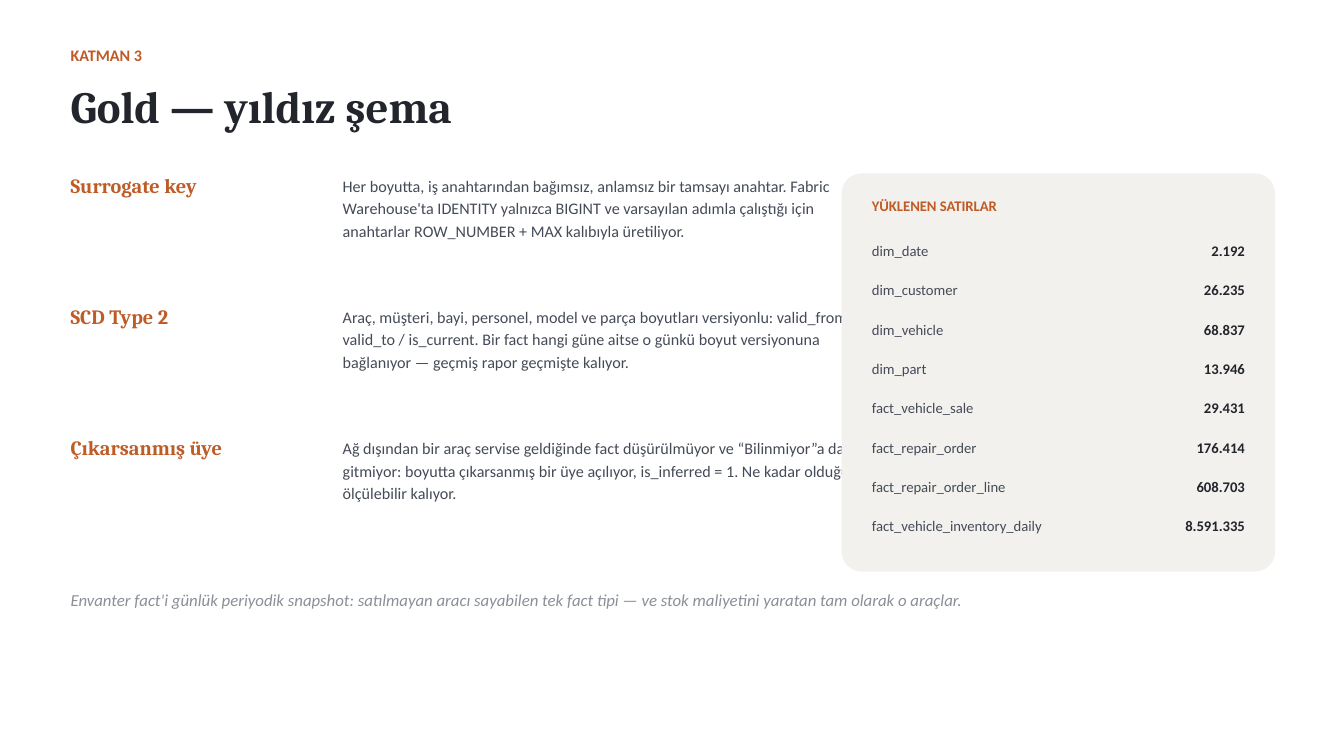
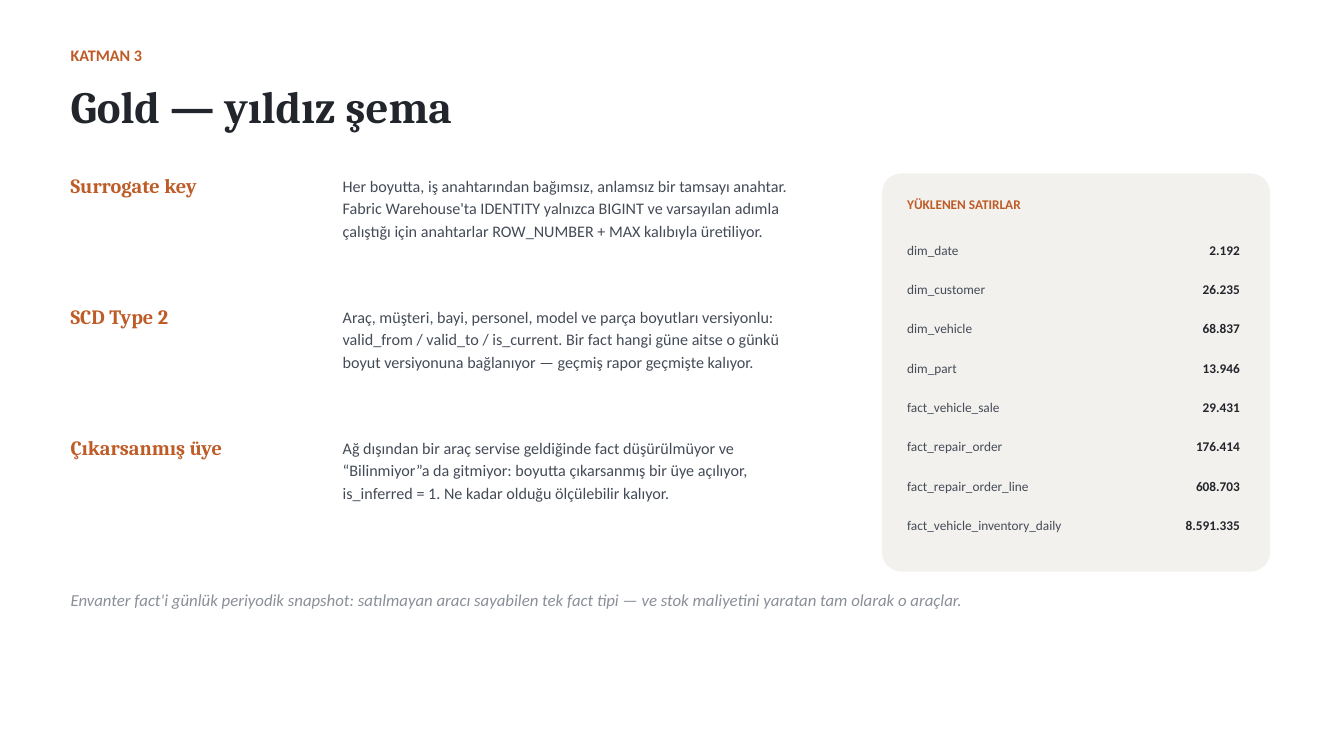
Before and after one commit to BurakOnce/Mihenk, a slide deck: slide 7 of deliverables/Mihenk_Veri_Platformu_Sunum.pptx. Drawn at 1344x756 pixels with LibreOffice and Linux fonts; fonts in the diff are those of the drawing. Boxes give left, top, right and bottom in pixels: in the first picture for what was removed or moved away, otherwise in the second. Text is boxed around its words. In the diff, an @@ line names an element or a change of style, - is before the commit and + after.

```diff
--- a/deliverables/Mihenk_Veri_Platformu_Sunum.pptx
+++ b/deliverables/Mihenk_Veri_Platformu_Sunum.pptx
@@ text "Her boyutta, iş anahtarından bağımsız, ..." rewrapped from (x1=343, y1=181, x2=829, y2=240) to (x1=343, y1=181, x2=786, y2=240) @@
@@ rounded rectangle resized from (x1=842, y1=173, x2=1275, y2=572) to (x1=882, y1=173, x2=1270, y2=572) @@
@@ text "YÜKLENEN SATIRLAR" moved from (x1=872, y1=199, x2=997, y2=211) to (x1=907, y1=198, x2=1021, y2=209) @@
@@ text "dim_date" moved from (x1=872, y1=246, x2=928, y2=258) to (x1=907, y1=245, x2=958, y2=257) @@
@@ text "dim_customer" moved from (x1=872, y1=285, x2=958, y2=297) to (x1=907, y1=284, x2=985, y2=296) @@
@@ text "Araç, müşteri, bayi, personel, model ..." rewrapped from (x1=343, y1=312, x2=847, y2=371) to (x1=343, y1=312, x2=779, y2=371) @@
@@ text "dim_vehicle" moved from (x1=872, y1=325, x2=943, y2=337) to (x1=907, y1=323, x2=972, y2=335) @@
@@ text "dim_part" moved from (x1=872, y1=364, x2=927, y2=377) to (x1=907, y1=363, x2=957, y2=375) @@
@@ text "fact_vehicle_sale" moved from (x1=872, y1=403, x2=974, y2=415) to (x1=907, y1=402, x2=999, y2=414) @@
@@ text "Ağ dışından bir araç servise ..." rewrapped from (x1=343, y1=442, x2=849, y2=502) to (x1=343, y1=443, x2=748, y2=502) @@
@@ text "fact_repair_order" moved from (x1=872, y1=443, x2=977, y2=456) to (x1=907, y1=441, x2=1002, y2=453) @@
@@ text "fact_repair_order_line" moved from (x1=872, y1=482, x2=1006, y2=495) to (x1=907, y1=481, x2=1028, y2=493) @@
@@ size 10.5 to 9.5 pt in 17 elements at (x1=1209, y1=246, x2=1239, y2=255), (x1=1203, y1=285, x2=1240, y2=294), (x1=1203, y1=324, x2=1240, y2=333), (x1=1203, y1=364, x2=1240, y2=373), (x1=1203, y1=403, x2=1240, y2=412), (x1=1196, y1=442, x2=1240, y2=451), (x1=1196, y1=482, x2=1240, y2=491), (x1=1186, y1=521, x2=1240, y2=530), (x1=907, y1=198, x2=1021, y2=209), (x1=907, y1=245, x2=958, y2=257), (x1=907, y1=284, x2=985, y2=296), (x1=907, y1=323, x2=972, y2=335), (x1=907, y1=363, x2=957, y2=375), (x1=907, y1=402, x2=999, y2=414), (x1=907, y1=441, x2=1002, y2=453), (x1=907, y1=481, x2=1028, y2=493), (x1=907, y1=520, x2=1061, y2=532) @@
@@ text "fact_vehicle_inventory_daily" moved from (x1=872, y1=521, x2=1042, y2=534) to (x1=907, y1=520, x2=1061, y2=532) @@
```
Also in this commit, not shown: 4 other slides changed, 50 other files.
